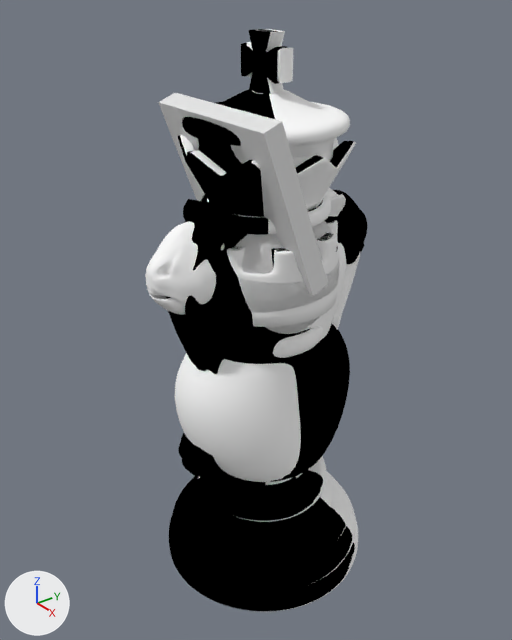
Two versions of the Blender file Assets/Meshes/Chess_Pieces.blend, one commit apart.
The view is the same before and after, from a 50 mm lens placed at (1.129, -0.888, 1.413), pointed at (-0.02, -0.01, 0.66). The axes (+X, +Y, +Z) are drawn at lower left. The lights are the same throughout.

In view in the first picture: 'Biship-Cut', 'Black_Biship', 'Black_King', 'Black_Knight', 'Black_Queen', 'Black_Squire', 'Chess Queen', 'Chess_King', 'Chess_Knight', 'Chess_Rook'.
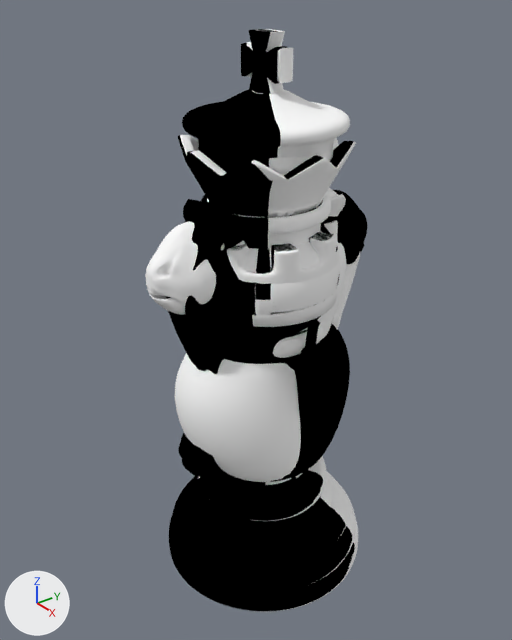
Commit message: Flat top squire w/sword

Where the newer file only moved an object's origin or applied its transform, the numbers keep the older frame.

The change, as a diff of the scene's bpy script:
```diff
--- a/Assets/Meshes/Chess_Pieces.blend.py
+++ b/Assets/Meshes/Chess_Pieces.blend.py
@@ me_cube @@
 me_cube.from_pydata(...)  # 8 vertices, 6 faces; spans x -1.0..1.0, y -1.0..1.0, z -1.0..1.0
+me_cube.materials.append(mat_black_pieces_blocks)  # black #000000
@@ me_circle_002 @@
 # used by ob_black_squire; location = (0.0, 0.0, 0.0); scale = (1.26, 1.26, 1.26)
-me_circle_002.from_pydata(...)  # 1213 vertices, 1204 faces; spans x -0.186..0.188, y -0.187..0.187, z 0.004..0.761
+me_circle_002.from_pydata(...)  # 1249 vertices, 1237 faces; spans x -0.186..0.188, y -0.187..0.187, z 0.004..0.715
+# me_circle_002 part 1: a new loose piece of 36 vertices spanning x 0.087..0.138, y -0.039..0.036, z 0.203..0.577, in mat_black_pieces_blocks (black #000000)
+# me_circle_002 part 2: 329 vertices moved from x -0.13..0.13, y -0.13..0.12, z 0.605..0.761 to x -0.13..0.13, y -0.13..0.12, z 0.604..0.715
 me_circle_002.materials.append(mat_black_pieces_blocks)
@@ me_circle_004 @@
 # used by ob_chess_squire; location = (0.0, 0.0, 0.0); scale = (1.26, 1.26, 1.26)
-me_circle_004.from_pydata(...)  # 1213 vertices, 1204 faces; spans x -0.186..0.188, y -0.187..0.187, z 0.004..0.761
+me_circle_004.from_pydata(...)  # 1249 vertices, 1237 faces; spans x -19.776..18.451, y -18.513..18.435, z -1.724..70.425
+# me_circle_004 part 3: 1213 vertices removed from x -0.186..0.188, y -0.187..0.187, z 0.004..0.761; 1249 vertices added at x -19.776..18.451, y -18.513..18.435, z -1.724..70.425
 me_circle_004.materials.append(mat_white_pieces__blocks)
@@ ob_biship_cut @@
 ob_biship_cut.scale = (0.174, 0.0215, 0.182)
+ob_biship_cut.hide_set(True)
@@ ob_black_squire @@
 ob_black_squire.scale = (1.26, 1.26, 1.26)
-_m = ob_black_squire.modifiers.new('Subsurf', 'SUBSURF')
-_m.levels = 2
@@ ob_chess_squire @@
 ob_chess_squire.location = (0.0, 0.0, 0.0)
-ob_chess_squire.scale = (1.26, 1.26, 1.26)
-_m = ob_chess_squire.modifiers.new('Subsurf', 'SUBSURF')
-_m.levels = 2
+ob_chess_squire.rotation_euler = (0.0, 0.113, 3.142)  # degrees (0, 6.5, 180)
+ob_chess_squire.scale = (0.0128, 0.0128, 0.0128)
```

Location of each change, [x1, y1, x2, y2] in pixels of the pictures (512 x 640 px; the box of a moved part takes in the faces that stretch with it):
'Biship-Cut', hidden: before [158, 93, 328, 296]
'Black_Squire', reshaped, modifiers changed: before [236, 221, 340, 522]; after [210, 249, 340, 525]
'Chess_Squire', reshaped, turned, rescaled, modifiers changed (not visible before): after [244, 231, 340, 315]
part 1 of me_circle_002, added (black): after [287, 319, 328, 484]
part 2 of me_circle_002, moved or reshaped: before [236, 221, 340, 312]; after [239, 249, 340, 312]
